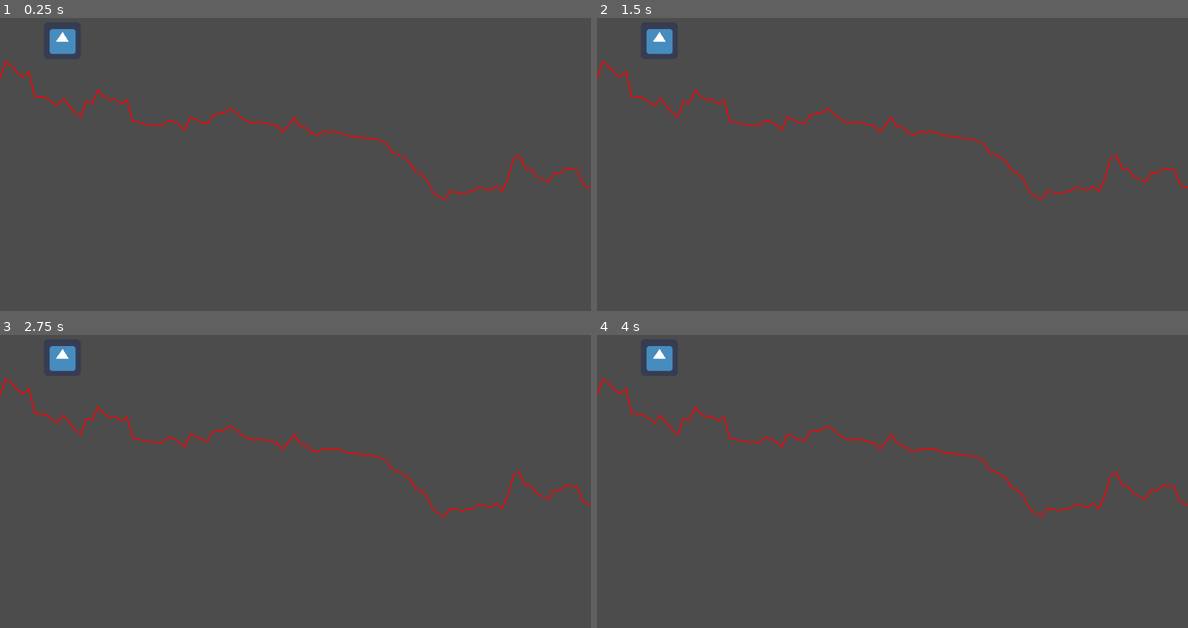
Above: before the commit, frames 1-4 (two rows, left to right).
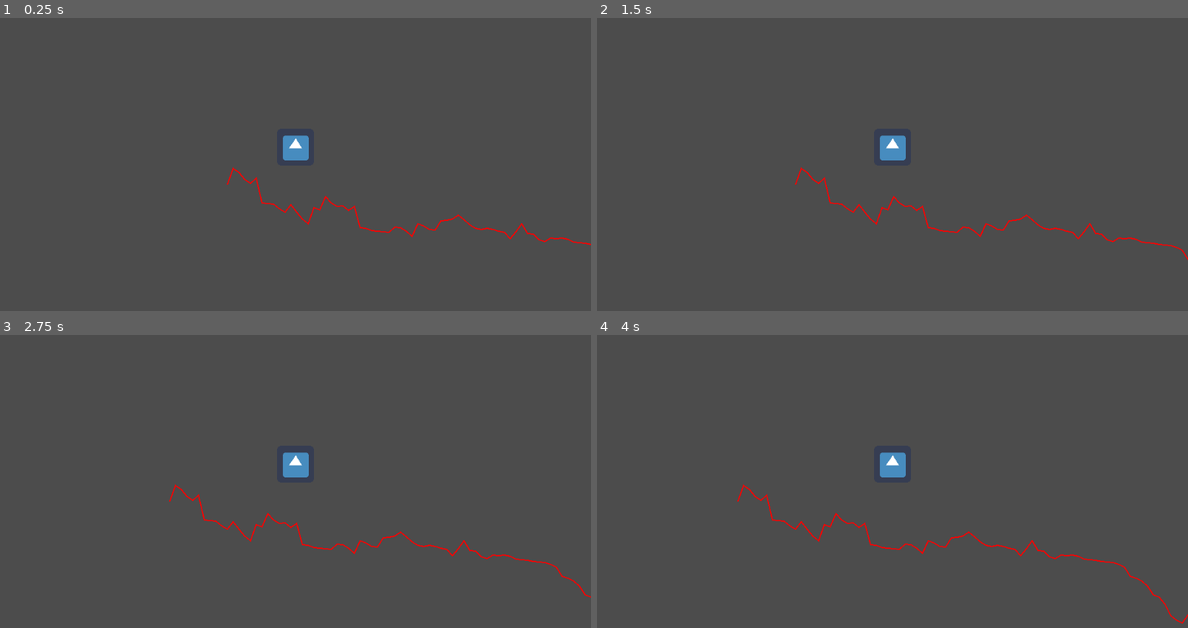
Above: after the commit, the same moments.

Repository: majormunky/advent_of_code
Game: Godot game, scene res://World.tscn
Two runs of this game, one before a commit and one after it. Both use one fixed random seed, a clock stepped at 60 frames per second and the inputs below. The engine's default icon, where the game draws it, is replaced by a stand-in: a white triangle on a blue panel in a dark square.
Inputs:
- Up to frame 1 (0.25 s): no input
- Up to frame 2 (1.5 s): no input
- Up to frame 3 (2.75 s): no input
- Up to frame 4 (4 s): no input

The runs differ from the first frame. In frame 1, 2.0% of the frame differs, in the area x 0-100%, y 3-78%; in frame 2, 2.0%; in frame 3, 2.1%; in frame 4, 2.1%, in the area x 0-100%, y 3-99%.

Commit message:
We now move the submarine to show more of the sea floor

Diff:
--- a/2021/godot/day1/Submarine.gd
+++ b/2021/godot/day1/Submarine.gd
@@ -1,14 +1,16 @@
 extends KinematicBody2D
 
 
-# Declare member variables here. Examples:
-# var a = 2
-# var b = "text"
-
+var velocity = Vector2.ZERO
+const SPEED = 40
 
 # Called when the node enters the scene tree for the first time.
 func _ready():
-	pass # Replace with function body.
+	velocity = Vector2(SPEED, 0)
+
+
+func _physics_process(delta):
+	velocity = move_and_slide(velocity)
 
 
 # Called every frame. 'delta' is the elapsed time since the previous frame.
--- a/2021/godot/day1/Submarine.tscn
+++ b/2021/godot/day1/Submarine.tscn
@@ -14,3 +14,6 @@
 
 [node name="CollisionShape2D" type="CollisionShape2D" parent="."]
 shape = SubResource( 1 )
+
+[node name="Camera2D" type="Camera2D" parent="."]
+current = true
